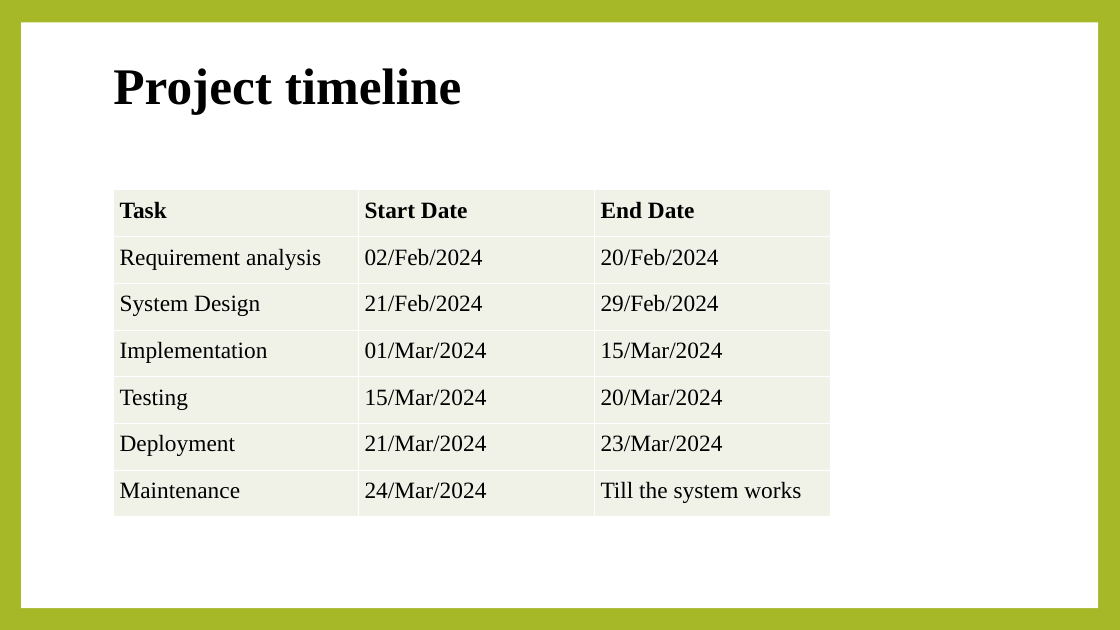
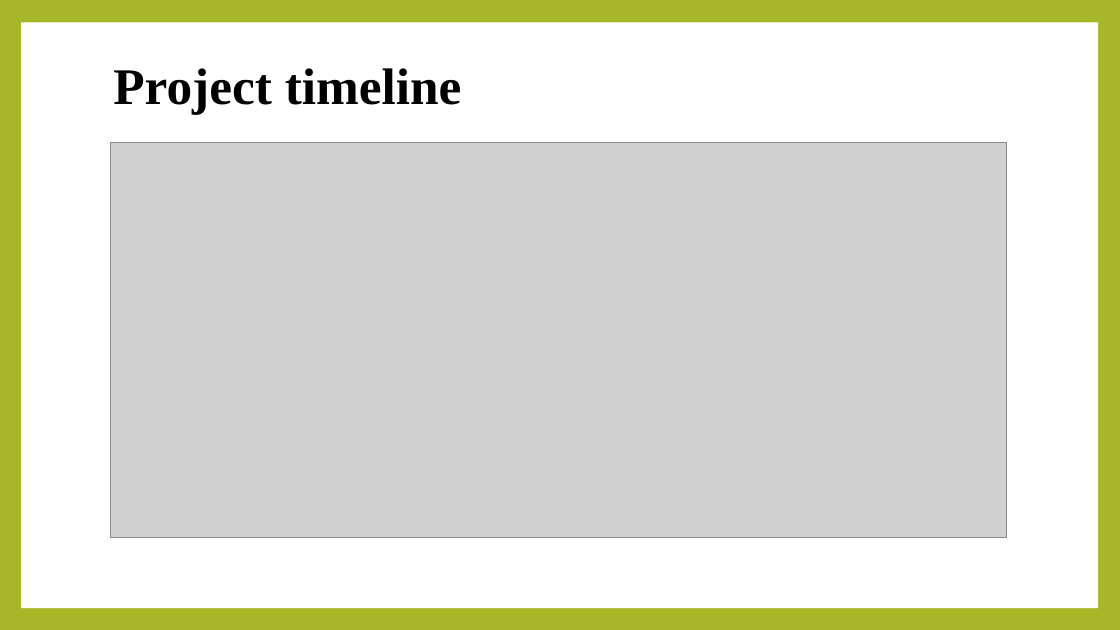
Before and after one commit to Suresh-Tamang/propertylord, a slide deck: slide 17 of Documentation/Propertylords.pptx. Drawn at 1120x630 pixels with LibreOffice and Linux fonts; fonts in the diff are those of the drawing; grey boxes stand for pictures. Boxes give left, top, right and bottom in pixels: in the first picture for what was removed or moved away, otherwise in the second. Text is boxed around its words. In the diff, an @@ line names an element or a change of style, - is before the commit and + after.

```diff
--- a/Documentation/Propertylords.pptx
+++ b/Documentation/Propertylords.pptx
@@ picture added at <box>111,142,1007,538</box> @@
@@ table removed at <box>113,190,831,518</box>, 7 rows, 3 columns @@
-Task | Start Date | End Date
-Requirement analysis | 02/Feb/2024 | 20/Feb/2024
-System Design | 21/Feb/2024 | 29/Feb/2024
-Implementation | 01/Mar/2024 | 15/Mar/2024
-Testing | 15/Mar/2024 | 20/Mar/2024
-Deployment | 21/Mar/2024 | 23/Mar/2024
-Maintenance | 24/Mar/2024 | Till the system works
```
Also in this commit, not shown: 8 other slides changed, 1 other file.
